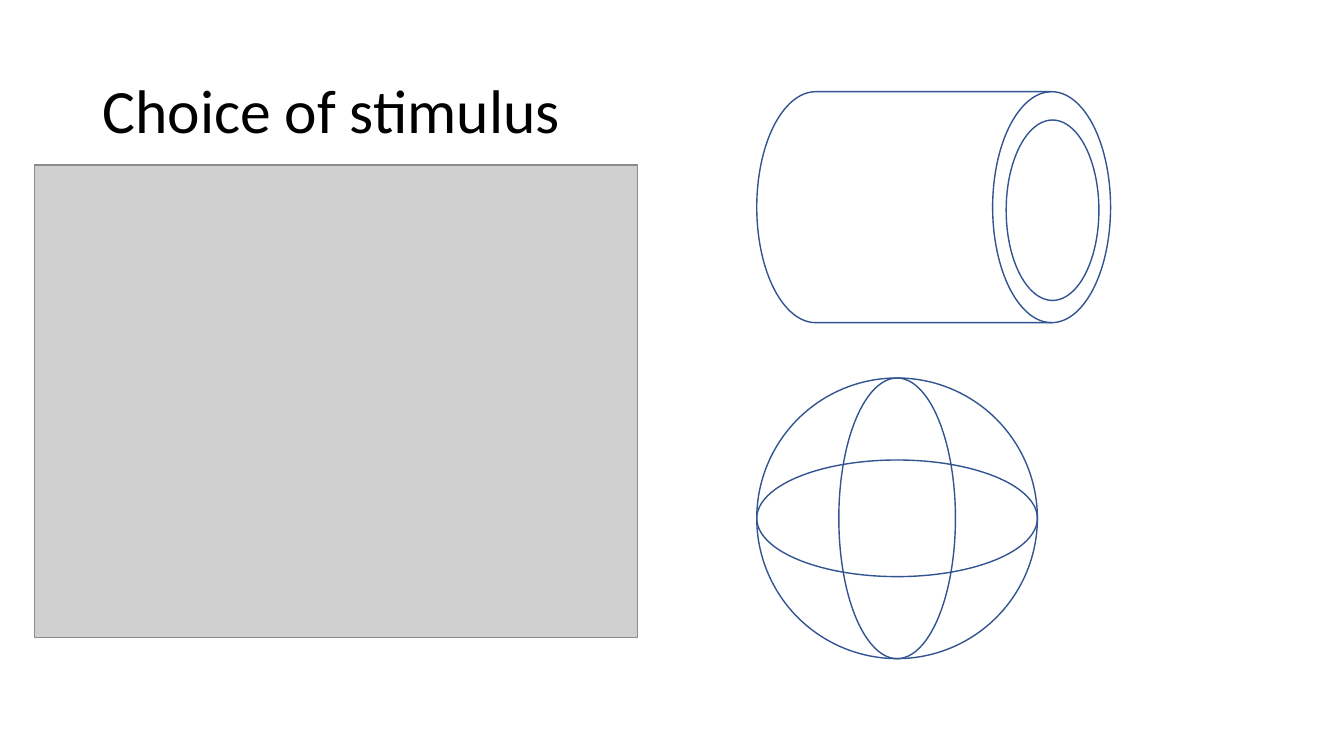
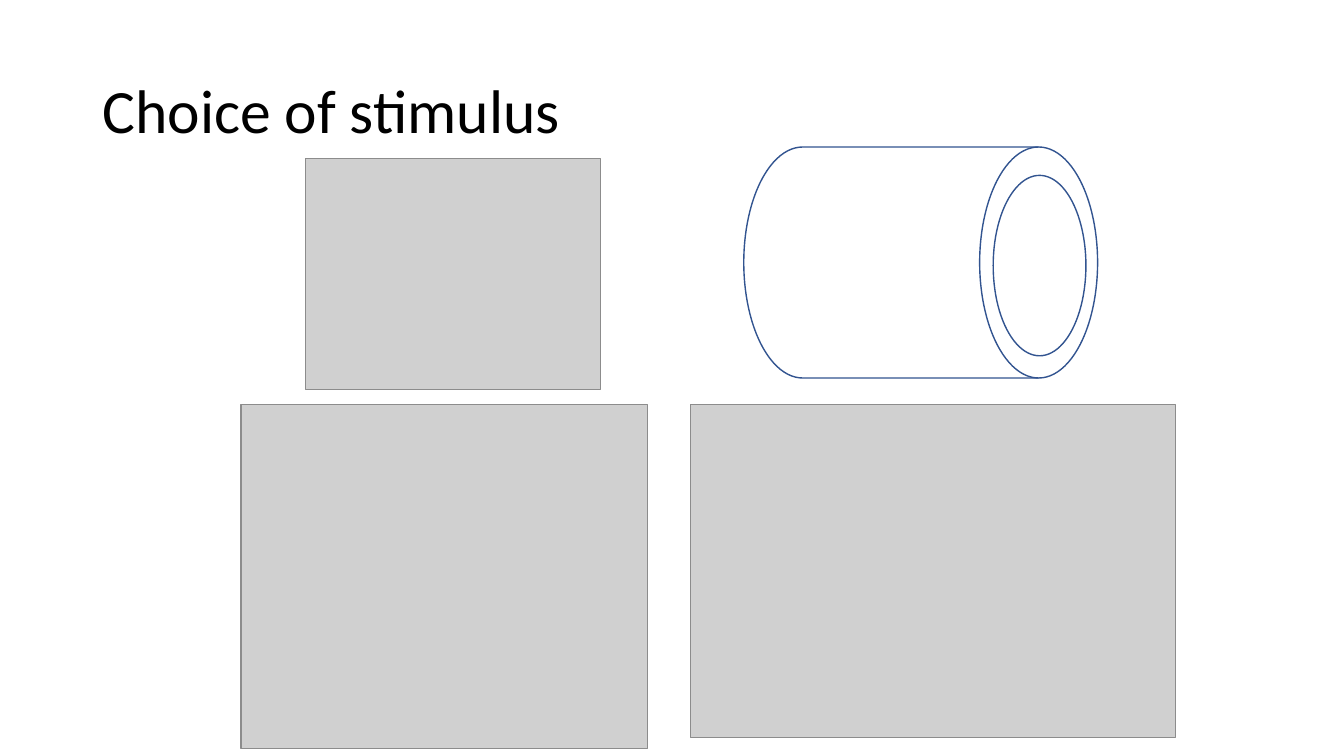
Before and after one commit to colonbrack3t/Final-Year-Project-2022, a slide deck: slide 10 of Final Year Project.pptx (slide 7 before the commit). Drawn at 1344x756 pixels with LibreOffice and Linux fonts; fonts in the diff are those of the drawing; grey boxes stand for pictures. Boxes give left, top, right and bottom in pixels: in the first picture for what was removed or moved away, otherwise in the second. Text is boxed around its words. In the diff, an @@ line names an element or a change of style, - is before the commit and + after.

```diff
--- a/Final Year Project.pptx
+++ b/Final Year Project.pptx
@@ flow chart magnetic drum: place and size @@
-flow chart magnetic drum at [757,92,1111,323]
+flow chart magnetic drum at [744,147,1098,378]
@@ picture: place and size @@
-picture at [34,165,637,638]
+picture at [306,158,600,389]
@@ ellipse: place and size @@
-ellipse at [1007,120,1099,301]
+ellipse at [994,175,1086,355]
@@ ellipse removed at [757,378,1037,658] @@
@@ ellipse removed at [839,378,956,658] @@
@@ picture added at [241,404,647,749] @@
@@ picture added at [691,404,1176,738] @@
@@ ellipse removed at [757,460,1037,577] @@
```
Also in this commit, not shown: 7 other slides changed, 7 slides added, 1 slide removed.
